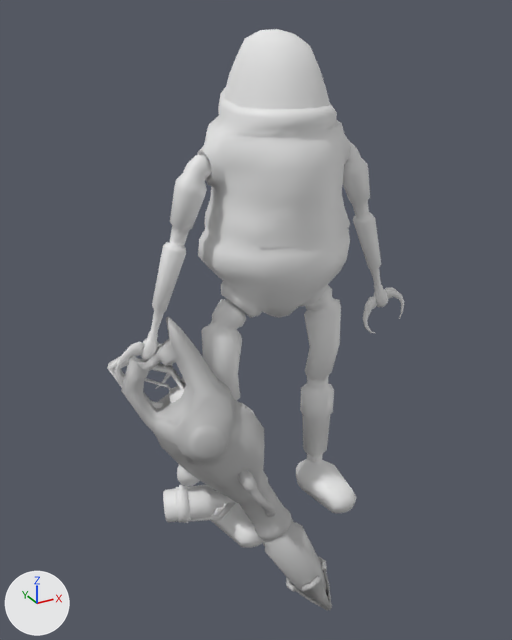
What one commit did to the Blender file Tools/Models/Players/rustbot_v_3.blend.
Rendered twice from a 50 mm lens placed at (-41.6, -57.5, 47.1), pointed at (-2.8, 13.0, 11.8). Arrows for +X, +Y and +Z are at lower left; the lights stay in place.

Objects in the first picture: 'newflamethrower', 'newvaporizer', 'rustbot_v_3.001', 'rustbothelmet'.
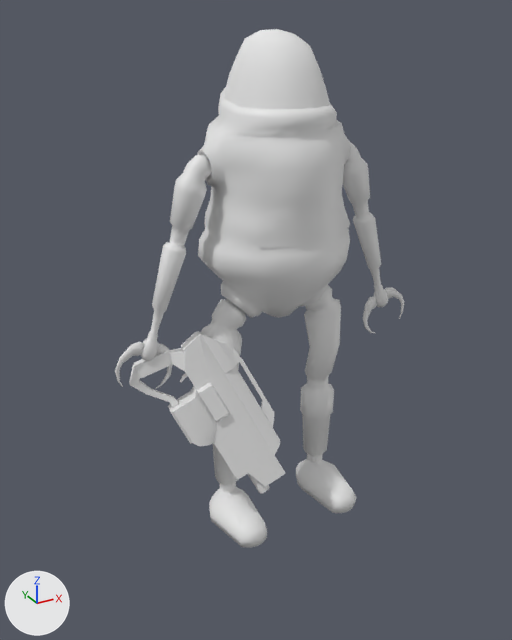
The change in detail:
Object 'newflamethrower' (ob_newflamethrower) is now hidden.
Object 'newvaporizer' (ob_newvaporizer) is now hidden.
Object 'Cube_Materialnewb' (ob_cube_materialnewb) is now shown.

Pixel boxes (x1, y1, x2, y2) of what changed, in the pictures (512 x 640 px):
'newvaporizer', hidden: before (121, 317, 332, 611)
'Cube_Materialnewb', shown: after (129, 331, 285, 493)
'newflamethrower', hidden: before (107, 357, 266, 546)
